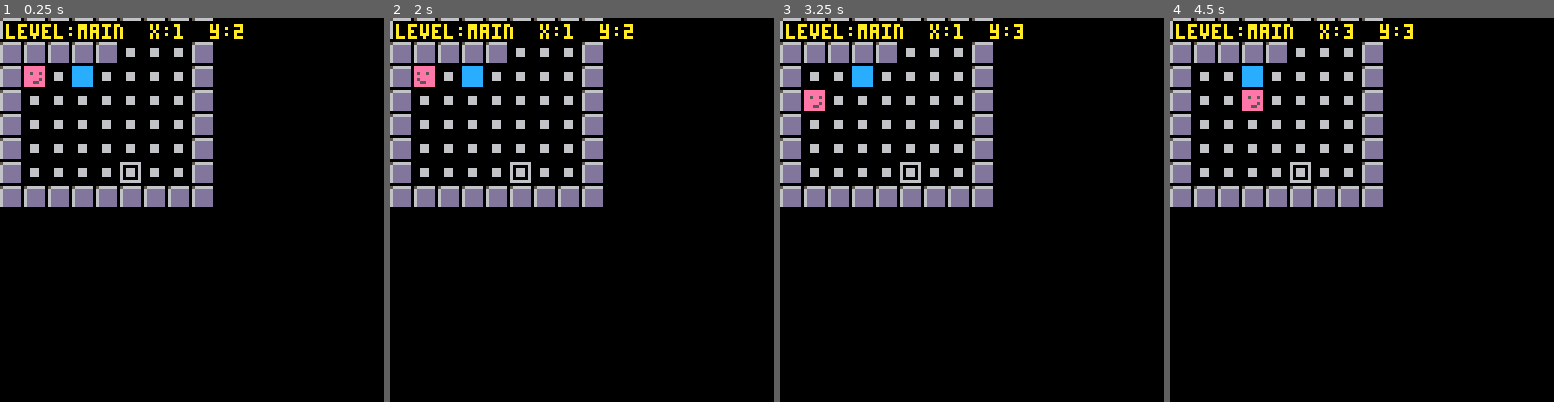
Above: before the commit, frames 1-4 (left to right).
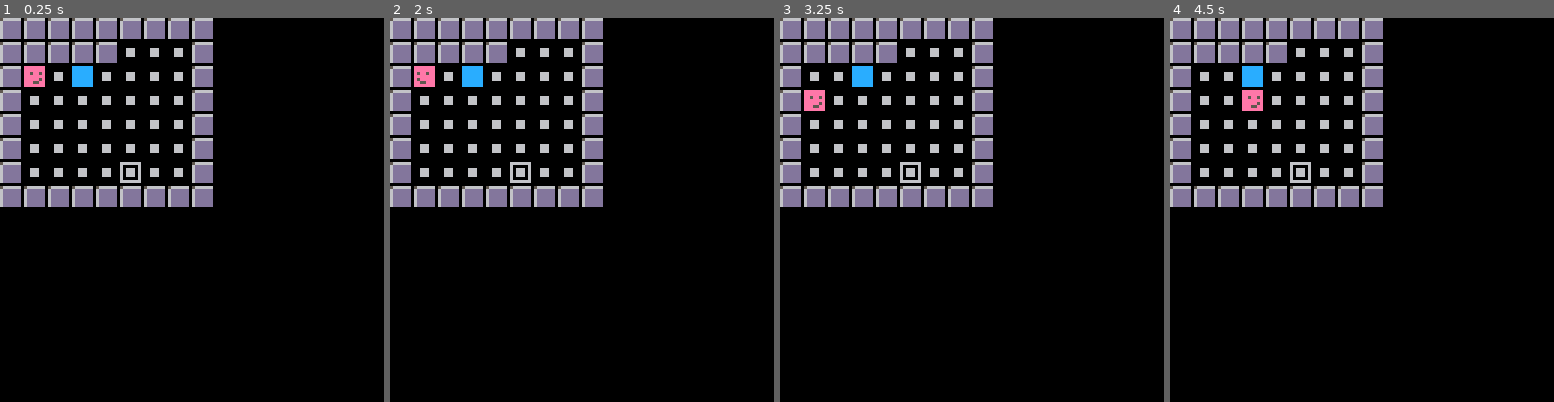
Above: after the commit, the same moments.

Repository: ymendel/parabox
Game: PICO-8 cartridge parabox.p8
Same seed, same stepped clock (60 frames per second), same inputs: the game is played once before the commit and once after it.
Inputs:
- Up to frame 1 (0.25 s): no input
- Up to frame 2 (2 s): tap O (Z key) at 0.33, 0.7, 1.43 s; tap X (X key) at 1.07 s; hold Left from 1.97 s (still down)
- Up to frame 3 (3.25 s): tap X (X key) every 0.33 s from 2.07 to 3.07 s; tap O (Z key) at 2.22, 3.1 s; release Left at 2.37 s; hold Down 2.42-2.82 s; hold Right from 2.87 s (still down)
- Up to frame 4 (4.5 s): tap X (X key) every 0.33 s from 3.4 to 4.4 s; release Right at 3.53 s; hold Up 3.58-4.08 s; tap O (Z key) at 3.98 s; hold Right from 4.13 s (still down)

The runs differ from the first frame. In frame 1, 2.5% of the frame differs, in the area x 0-64%, y 0-6%; in frame 2, 2.5%; in frame 3, 2.5%; in frame 4, 2.5%.

Commit message:
live draw "movers" in a sublevel box
so I can see myself move around in there, and the boxes move as well.

Of course, I shouldn't be able to see both at the same time. But in some
cases? Maybe?

Diff:
--- a/game.lua
+++ b/game.lua
@@ -86,31 +86,45 @@
 end
 
 function draw_sublevel(sublevel,x,y)
+  local sox,soy=x,y
+  soy+=(7-sublevel.rows)\2
+
   sublevel_offset_parse=function(char,mpos)
-    ox,oy=x,y
-    oy+=(7-sublevel.rows)\2
-    do_sublevel_parse(char,mpos)
+    ox,oy=sox,soy
+    do_sublevel_draw_parse(char,mpos)
   end
 
   map_parse(sublevel,sublevel_offset_parse)
-end
-
-function do_sublevel_parse(char,mpos)
+
+  local plpos=pl.pos
+  if (plpos.level==sublevel.key) then
+    pset(plpos.x+sox,plpos.y+soy,14)
+  end
+  for box in all(boxes) do
+    local bpos=box.pos
+    if (bpos.level==sublevel.key) then
+      pset(bpos.x+sox,bpos.y+soy,12)
+    end
+  end
+end
+
+function do_sublevel_draw_parse(char,mpos)
   local color=11
   local sublevel=level.sublevels[char]
 
   if (char=="#") then
     color=3
   elseif (char=="*") then
-    color=12
+    -- color=12
   elseif (char=="O") then
     color=6
   elseif (char=="@") then
     -- hmmmmm
     -- add_box(mpos)
     -- add_tgt(mpos)
+    color=6
   elseif (char=="P") then
-    color=14
+    -- color=14
   elseif (sublevel) then
     color=3
   end
--- a/player.lua
+++ b/player.lua
@@ -16,7 +16,7 @@
   if (btnp(⬆️)) pl.dy=-1
   if (btnp(⬇️)) pl.dy=1
 
-  add(debug,tab_to_string(pl.pos))
+  -- add(debug,tab_to_string(pl.pos))
   if (pl_moving()) then
     pl_do_move()
 
